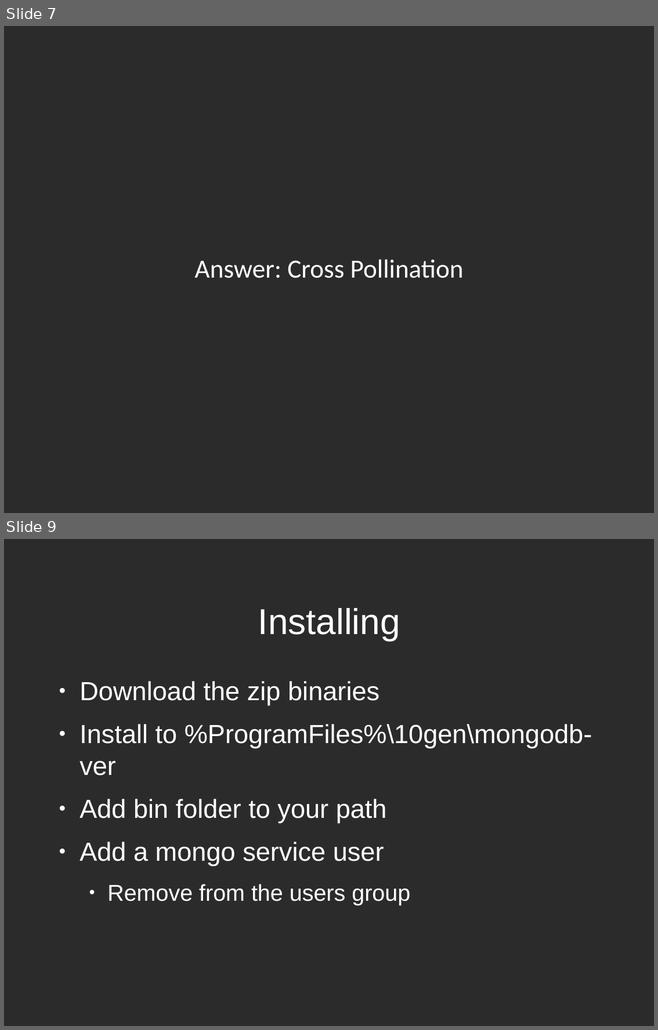
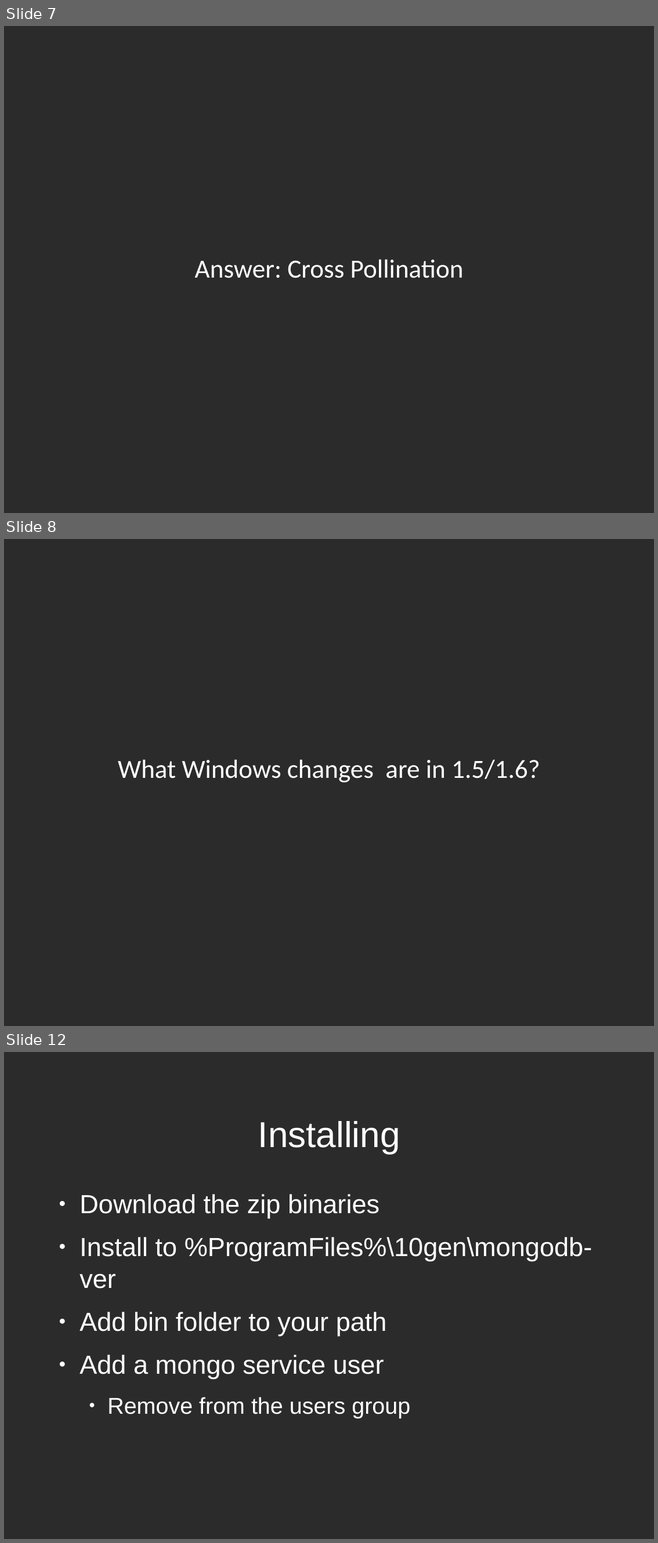
Before and after one commit to zippy1981/TalkMaterials, a slide deck: MongoMeetup/2010-July/Mongo Windows Administration for the Unix Programmer.odp. Shown one above the other, each under a label of ours: slides 7 and 9 before the commit, slides 7, 8 and 12 after it; the slides between them are not shown. The pictures are 658x1030 and 658x1543 pixels, drawn with LibreOffice and Linux fonts; fonts in the diff are those of the drawing; background and template pictures are left out; a plain dark background stands for a picture behind light text. Boxes give left, top, right and bottom in pixels: in the first picture for what was removed or moved away, otherwise in the second. Text is boxed around its words. In the diff, an @@ line names an element or a change of style, - is before the commit and + after.

```diff
--- a/MongoMeetup/2010-July/Mongo Windows Administration for the Unix Programmer.odp
+++ b/MongoMeetup/2010-July/Mongo Windows Administration for the Unix Programmer.odp
@@ slide 8 added at <box>4,539,654,1026</box>, background picture (left out) @@
@@ subtitle added at <box>118,759,540,783</box>, 32 pt, text #FFFFFF @@
+What Windows changes are in 1.5/1.6?
@@ what was slide 9 is now slide 12 @@
```
Also in this commit, not shown: 8 slides changed, 2 other slides added.
